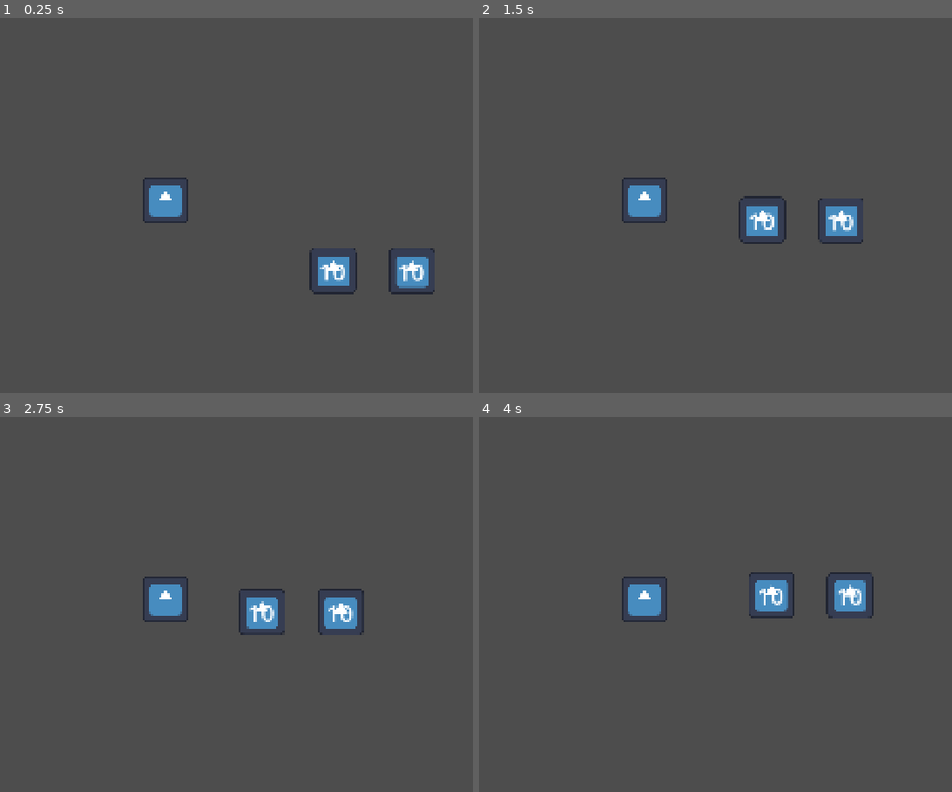
Above: before the commit, frames 1-4 (two rows, left to right).
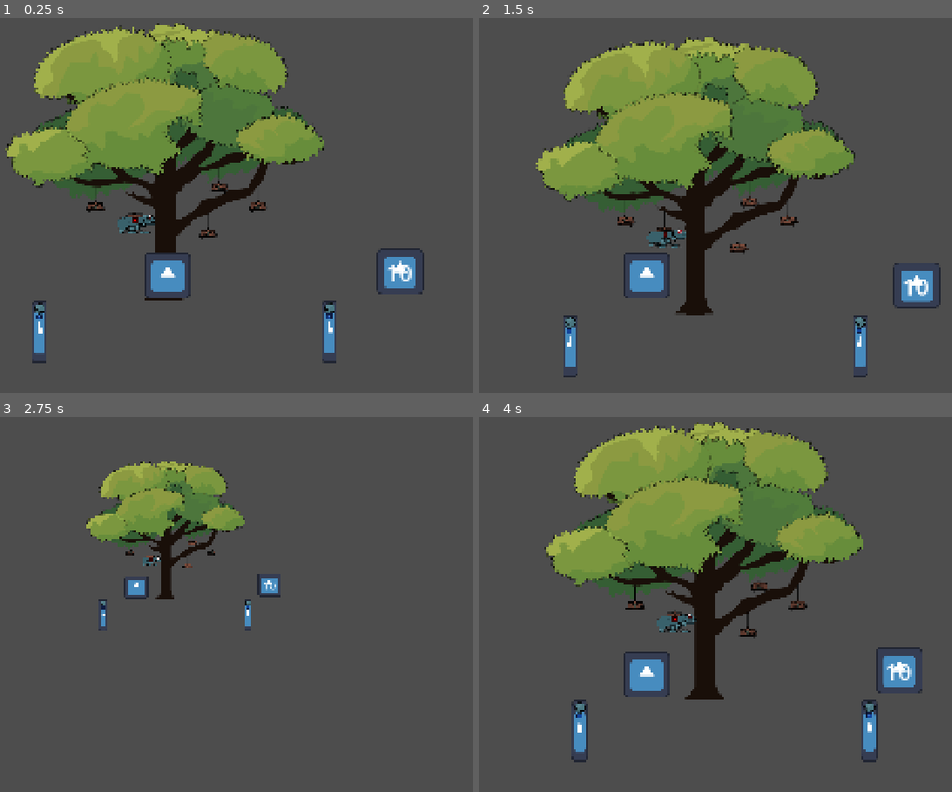
Above: after the commit, the same moments.

Repository: chirp-games/godot-wild-jam-98
Game: Godot game, scene res://game/game.tscn
Two runs of this game, one before a commit and one after it. Both use one fixed random seed, a clock stepped at 60 frames per second and the inputs below. This scene is started directly instead of the project's main scene. The engine's default icon, where the game draws it, is replaced by a stand-in: a white triangle on a blue panel in a dark square.
Inputs (mouse positions are in pixels of both pictures, inside the frame that each line leads up to):
- Up to frame 1 (0.25 s): no input
- Up to frame 2 (1.5 s): move the mouse to (795, 179) at 0.52 s; tap Left (l) at 0.6 s; click (795, 179) at 0.67 s; tap Right (r) at 0.8 s; drag from (507, 220) to (611, 280) at 1.27 s
- Up to frame 3 (2.75 s): move the mouse to (236, 514) at 2.02 s; hold C (enter_command_mode, bound only after the commit) from 2.03 s (still down); click (236, 514) at 2.17 s; tap Left (l) at 2.3 s
- Up to frame 4 (4 s): release C (enter_command_mode, bound only after the commit) at 2.75 s; drag from (611, 679) to (outside the picture) at 2.77 s; move the mouse to (852, 657) at 3.52 s; press the mouse at (852, 657) at 3.53 s; tap C (enter_command_mode, bound only after the commit) at 3.8 s

The runs differ from the first frame. In frame 1, 27% of the frame differs, in the area x 1-92%, y 1-93%; in frame 2, 28%; in frame 3, 8.5%; in frame 4, 28%, in the area x 13-94%, y 1-93%.

Commit message:
Add command mode which is accesed by pressing C when you are standing at the tree

Diff:
--- a/game/MechBuilder/dragable_texture_rect.gd
+++ b/game/MechBuilder/dragable_texture_rect.gd
@@ -5,15 +5,20 @@
 var grid_size = Vector2(1, 1)
 var dragging := false
 var drag_offset := Vector2.ZERO
+var disable_dragging := false
 
 func _ready() -> void:
 	gui_input.connect(_on_gui_input)
 
 func _process(_delta: float) -> void:
+	if disable_dragging:
+		return
 	if dragging:
 		position = floor((drag_offset + get_global_mouse_position()) / grid_size) * grid_size
 
 func _on_gui_input(event: InputEvent) -> void:
+	if disable_dragging:
+		return
 	if event.is_action_pressed("left_click"):
 		scale *= 1.1
 		dragging = true
--- a/game/command_center.gd
+++ b/game/command_center.gd
@@ -1,9 +1,18 @@
 extends Node2D
 
-@onready var area2d: Node2D = %Area2D
-
+@onready var area2d: Node2D = %Hitbox
 
 func _on_area_2d_body_entered(body: Node2D) -> void:
 	if body.is_in_group("enemy"):
 		print("Attacked by enemy!")
 		body.queue_free()
+
+
+func _on_enter_command_mode_body_entered(body: Node2D) -> void:
+	if body.is_in_group("player"):
+		(body as Player).can_enter_command_center_mode = true
+
+
+func _on_enter_command_mode_body_shape_exited(body_rid: RID, body: Node2D, body_shape_index: int, local_shape_index: int) -> void:
+	if body.is_in_group("player"):
+		(body as Player).can_enter_command_center_mode = false
--- a/game/command_center.tscn
+++ b/game/command_center.tscn
@@ -1,31 +1,38 @@
 [gd_scene format=3 uid="uid://rpoy2rwaecgm"]
 
-[ext_resource type="Texture2D" uid="uid://c8o38o30vq1wj" path="res://icon.svg" id="1_0fws8"]
 [ext_resource type="Script" uid="uid://b0equb1lsvid7" path="res://game/command_center.gd" id="1_l4tar"]
+[ext_resource type="Texture2D" uid="uid://ctsyg0uh76545" path="res://assets/decoration/home.png" id="2_l4tar"]
 
 [sub_resource type="RectangleShape2D" id="RectangleShape2D_6w6ra"]
-size = Vector2(59, 565.5)
+size = Vector2(27, 565.5)
+
+[sub_resource type="RectangleShape2D" id="RectangleShape2D_l4tar"]
+size = Vector2(224, 233.75)
 
 [node name="CommandCenter" type="Node2D" unique_id=1931686413]
 script = ExtResource("1_l4tar")
 
-[node name="Sprite2D" type="Sprite2D" parent="." unique_id=1033131960]
-position = Vector2(-9.000002, -201)
-scale = Vector2(0.609375, 3.1699216)
-texture = ExtResource("1_0fws8")
+[node name="Sprite2D" type="Sprite2D" parent="." unique_id=210705085]
+position = Vector2(0, -383)
+texture = ExtResource("2_l4tar")
 
-[node name="Sprite2D2" type="Sprite2D" parent="." unique_id=599097878]
-position = Vector2(3.000001, -453.00006)
-scale = Vector2(3.4804685, 2.3066406)
-texture = ExtResource("1_0fws8")
-
-[node name="Area2D" type="Area2D" parent="." unique_id=1378758993]
+[node name="Hitbox" type="Area2D" parent="." unique_id=1378758993]
 unique_name_in_owner = true
 collision_layer = 4
 collision_mask = 4
 
-[node name="CollisionShape2D" type="CollisionShape2D" parent="Area2D" unique_id=502094763]
-position = Vector2(-10, -285)
+[node name="CollisionShape2D" type="CollisionShape2D" parent="Hitbox" unique_id=502094763]
+position = Vector2(-1, -283)
 shape = SubResource("RectangleShape2D_6w6ra")
 
-[connection signal="body_entered" from="Area2D" to="." method="_on_area_2d_body_entered"]
+[node name="EnterCommandMode" type="Area2D" parent="." unique_id=1192137931]
+unique_name_in_owner = true
+
+[node name="CollisionShape2D" type="CollisionShape2D" parent="EnterCommandMode" unique_id=913251393]
+position = Vector2(-2, -117.125)
+shape = SubResource("RectangleShape2D_l4tar")
+debug_color = Color(0.94628114, 0.19923896, 0.31826422, 0.41960785)
+
+[connection signal="body_entered" from="Hitbox" to="." method="_on_area_2d_body_entered"]
+[connection signal="body_entered" from="EnterCommandMode" to="." method="_on_enter_command_mode_body_entered"]
+[connection signal="body_shape_exited" from="EnterCommandMode" to="." method="_on_enter_command_mode_body_shape_exited"]
--- a/game/dragable_character_body.gd
+++ b/game/dragable_character_body.gd
@@ -10,6 +10,7 @@
 var grid_size = Vector2(1, 1)
 var dragging := false
 var drag_offset := Vector2.ZERO
+var disable_dragging := false
 
 func _ready() -> void:
 	drag_area.input_event.connect(_on_gui_input)
@@ -18,11 +19,15 @@
 	pass
 
 func _physics_process(delta: float) -> void:
+	if disable_dragging:
+		return
 	if dragging:
 		position = floor((drag_offset + get_global_mouse_position()) / grid_size) * grid_size
 		velocity = Vector2.ZERO
 
 func _on_gui_input(viewport, event: InputEvent, shape) -> void:
+	if disable_dragging:
+		return
 	if event.is_action_pressed("left_click"):
 		scale *= 1.1
 		dragging = true
--- a/game/frog_connections.gd
+++ /dev/null
@@ -1,74 +0,0 @@
-extends Node2D
-
-var currently_building_wire: Wire
-const wire_scene = preload("res://game/MechBuilder/Wire.tscn")
-const MAX_CONNECTION_DIST = 300
-
-var frogs_to_closest_tower: Dictionary[MiniFrog, Tower] = {}
-
-func find_wire_receptacles():
-	return get_tree().get_nodes_in_group("wire_receptacle")
-
-func find_wires():
-	return get_tree().get_nodes_in_group("wire")
-
-func find_towers():
-	return get_tree().get_nodes_in_group("tower")
-
-func find_mini_frogs():
-	return get_tree().get_nodes_in_group("mini_frog")
-
-
-func _ready() -> void:
-	for frog: MiniFrog in find_mini_frogs():
-		frog.create_attack.connect(func(bullet_spawner: BulletSpawner): await _create_attack(frog, bullet_spawner))
-
-	for tower: Tower in find_towers():
-		tower.enemy_detected.connect(func(e: Enemy): _enemy_detected(tower, e))
-
-func _process(delta: float) -> void:
-	for frog: MiniFrog in find_mini_frogs():
-		var closest_tower = frogs_to_closest_tower.get(frog)
-		var new_closest_tower := get_closest_tower(frog)
-
-		if closest_tower != new_closest_tower:
-			frogs_to_closest_tower[frog] = new_closest_tower
-
-		if frog.global_position.distance_to(new_closest_tower.global_position) > MAX_CONNECTION_DIST:
-			closest_tower_lost(frog)
-			frogs_to_closest_tower[frog] = null
-
-		if frogs_to_closest_tower[frog] and frogs_to_closest_tower[frog] != closest_tower:
-			closest_tower_found(frog, frogs_to_closest_tower[frog])
-
-func _enemy_detected(tower: Tower, enemy: Enemy):
-	var frogs = tower.get_connected_frogs()
-	for frog: MiniFrog in frogs:
-		frog.try_attack(enemy)
-
-func _create_attack(frog: MiniFrog, bullet_spawner: BulletSpawner):
-	add_child(bullet_spawner)
-	bullet_spawner.global_position = frog.global_position + Vector2(20, -10)
-	await bullet_spawner.fire_bullets()
-
-func get_closest_tower(frog: MiniFrog) -> Tower:
-	var towers = find_towers()
-	towers.sort_custom(func(x: Tower, y: Tower): return x.global_position.distance_squared_to(frog.global_position) < y.global_position.distance_squared_to(frog.global_position))
-	return towers.get(0)
-
-func create_wire(frog: MiniFrog, tower: Tower):
-	var w: Wire = wire_scene.instantiate()
-	w.a = frog.get_receptacle()
-	w.b = tower.wire_receptacle
-	%Wires.add_child(w)
-
-func closest_tower_lost(frog: MiniFrog):
-	frog.connected = false
-	# When the frog is picked up, remove any current connections
-	for wire in find_wires():
-		if wire.a == frog.get_receptacle():
-			wire.queue_free()
-
-func closest_tower_found(frog: MiniFrog, tower: Tower):
-	frog.connected = true
-	create_wire(frog, tower)
--- a/game/frog_connections.tscn
+++ /dev/null
@@ -1,43 +0,0 @@
-[gd_scene format=3 uid="uid://bk407q7hh0dhd"]
-
-[ext_resource type="Script" uid="uid://chcx47tvajonj" path="res://game/frog_connections.gd" id="1_8g4b2"]
-[ext_resource type="PackedScene" uid="uid://yttymwbco8y" path="res://game/mini-frog/mini-frog.tscn" id="1_61hrf"]
-[ext_resource type="PackedScene" uid="uid://rpoy2rwaecgm" path="res://game/command_center.tscn" id="2_2ln5f"]
-[ext_resource type="PackedScene" uid="uid://bnyja1vayqlh3" path="res://game/mini-frog/frog-sensor.tscn" id="2_aec48"]
-[ext_resource type="PackedScene" uid="uid://bcqcmbu10gh4t" path="res://game/player/player.tscn" id="3_tq3h0"]
-[ext_resource type="PackedScene" uid="uid://b22k0k0k652xu" path="res://game/enemy/Enemy.tscn" id="5_p252j"]
-
-[sub_resource type="WorldBoundaryShape2D" id="WorldBoundaryShape2D_6w6ra"]
-
-[node name="FrogConnections" type="Node2D" unique_id=805289186]
-script = ExtResource("1_8g4b2")
-
-[node name="CommandCenter" parent="." unique_id=1931686413 instance=ExtResource("2_2ln5f")]
-position = Vector2(10, -5)
-
-[node name="FrogSensor" parent="." unique_id=83631577 groups=["tower"] instance=ExtResource("2_aec48")]
-position = Vector2(-366, 2)
-
-[node name="FrogSensor2" parent="." unique_id=1087751236 groups=["tower"] instance=ExtResource("2_aec48")]
-position = Vector2(433, 1)
-
-[node name="StaticBody2D" type="StaticBody2D" parent="." unique_id=1114635765]
-collision_layer = 7
-collision_mask = 7
-
-[node name="CollisionShape2D" type="CollisionShape2D" parent="StaticBody2D" unique_id=261182031]
-shape = SubResource("WorldBoundaryShape2D_6w6ra")
-
-[node name="Player" parent="." unique_id=1271694453 groups=["player"] instance=ExtResource("3_tq3h0")]
-position = Vector2(8, -66)
-
-[node name="Wires" type="Node2D" parent="." unique_id=1126853350]
-unique_name_in_owner = true
-
-[node name="Enemy" parent="." unique_id=1736390898 instance=ExtResource("5_p252j")]
-position = Vector2(656, -79)
-collision_layer = 4
-collision_mask = 4
-
-[node name="MiniFrog" parent="." unique_id=1967870937 instance=ExtResource("1_61hrf")]
-position = Vector2(-78, -210)
--- a/game/game.gd
+++ b/game/game.gd
@@ -1,20 +1,96 @@
 extends Node2D
 
-const Bullet = preload("res://game/bullet/Bullet.tscn")
+class_name Game
 
-@onready var player: Node2D = %Player
+const wire_scene = preload("res://game/MechBuilder/Wire.tscn")
+const MAX_CONNECTION_DIST = 300
+
+@onready var player: Player = %Player
+@onready var command_center_camera: Camera2D = %CommandCenterCamera
+@onready var player_camera: Camera2D = %PlayerCamera
+
+var frogs_to_closest_tower: Dictionary[MiniFrog, Tower] = {}
+var currently_building_wire: Wire
+var in_command_mode = false
+
+func find_wire_receptacles():
+	return get_tree().get_nodes_in_group("wire_receptacle")
+
+func find_wires():
+	return get_tree().get_nodes_in_group("wire")
+
+func find_towers():
+	return get_tree().get_nodes_in_group("tower")
+
+func find_mini_frogs():
+	return get_tree().get_nodes_in_group("mini_frog")
 
 func _ready() -> void:
-	print("Hello from game!")
+	for frog: MiniFrog in find_mini_frogs():
+		frog.create_attack.connect(func(bullet_spawner: BulletSpawner): await _create_attack(frog, bullet_spawner))
 
+	for tower: Tower in find_towers():
+		tower.enemy_detected.connect(func(e: Enemy): _enemy_detected(tower, e))
 
-func _on_placeholder_create_projectile(chain: Array, target: Enemy) -> void:
-	var b: BulletSpawner = BulletSpawner.new()
-	%BulletSpawner.add_child(b)
-	b.target_enemy = target
-	b.global_position = player.position + Vector2(100, -15)
+	player_camera.make_current()
 
-	for p: MechPiece in chain:
-		b = p.resource.effect.apply(b)
+func _process(delta: float) -> void:
+	for frog: MiniFrog in find_mini_frogs():
+		var closest_tower = frogs_to_closest_tower.get(frog)
+		var new_closest_tower := get_closest_tower(frog)
 
-	await b.fire_bullets()
+		if closest_tower != new_closest_tower:
+			frogs_to_closest_tower[frog] = new_closest_tower
+
+		if frog.global_position.distance_to(new_closest_tower.global_position) > MAX_CONNECTION_DIST:
+			closest_tower_lost(frog)
+			frogs_to_closest_tower[frog] = null
+
+		if frogs_to_closest_tower[frog] and frogs_to_closest_tower[frog] != closest_tower:
+			closest_tower_found(frog, frogs_to_closest_tower[frog])
+
+func _enemy_detected(tower: Tower, enemy: Enemy):
+	var frogs = tower.get_connected_frogs()
+	for frog: MiniFrog in frogs:
+		frog.try_attack(enemy)
+
+func _create_attack(frog: MiniFrog, bullet_spawner: BulletSpawner):
+	add_child(bullet_spawner)
+	bullet_spawner.global_position = frog.global_position + Vector2(20, -10)
+	await bullet_spawner.fire_bullets()
+
+func get_closest_tower(frog: MiniFrog) -> Tower:
+	var towers = find_towers()
+	towers.sort_custom(func(x: Tower, y: Tower): return x.global_position.distance_squared_to(frog.global_position) < y.global_position.distance_squared_to(frog.global_position))
+	return towers.get(0)
+
+func create_wire(frog: MiniFrog, tower: Tower):
+	var w: Wire = wire_scene.instantiate()
+	w.a = frog.get_receptacle()
+	w.b = tower.wire_receptacle
+	%Wires.add_child(w)
+
+func closest_tower_lost(frog: MiniFrog):
+	frog.connected = false
+	# When the frog is picked up, remove any current connections
+	for wire in find_wires():
+		if wire.a == frog.get_receptacle():
+			wire.queue_free()
+
+func closest_tower_found(frog: MiniFrog, tower: Tower):
+	frog.connected = true
+	create_wire(frog, tower)
+
+func enter_command_mode():
+	command_center_camera.make_current()
+
+func exit_command_mode():
+	player_camera.make_current()
+
+func _input(event: InputEvent) -> void:
+	if event.is_action_pressed("enter_command_mode") and player.can_enter_command_center_mode:
+		in_command_mode = not in_command_mode
+		if in_command_mode:
+			enter_command_mode()
+		else:
+			exit_command_mode()
--- a/game/game.tscn
+++ b/game/game.tscn
@@ -1,28 +1,57 @@
-[gd_scene format=3 uid="uid://b5pqkeu4bwhib"]
+[gd_scene format=3 uid="uid://bk407q7hh0dhd"]
 
-[ext_resource type="Script" uid="uid://cnf5udhk03rug" path="res://game/game.gd" id="1_l1rk1"]
-[ext_resource type="PackedScene" uid="uid://bcqcmbu10gh4t" path="res://game/player/player.tscn" id="3_4fuuu"]
-[ext_resource type="PackedScene" uid="uid://b22k0k0k652xu" path="res://game/enemy/Enemy.tscn" id="3_h7iqs"]
+[ext_resource type="Script" uid="uid://chcx47tvajonj" path="res://game/game.gd" id="1_dakft"]
+[ext_resource type="PackedScene" uid="uid://rpoy2rwaecgm" path="res://game/command_center.tscn" id="2_u5opy"]
+[ext_resource type="PackedScene" uid="uid://bnyja1vayqlh3" path="res://game/mini-frog/frog-sensor.tscn" id="3_y36n6"]
+[ext_resource type="PackedScene" uid="uid://bcqcmbu10gh4t" path="res://game/player/player.tscn" id="4_l8g03"]
+[ext_resource type="PackedScene" uid="uid://b22k0k0k652xu" path="res://game/enemy/Enemy.tscn" id="5_j8tme"]
+[ext_resource type="PackedScene" uid="uid://yttymwbco8y" path="res://game/mini-frog/mini-frog.tscn" id="6_3vho3"]
 
 [sub_resource type="WorldBoundaryShape2D" id="WorldBoundaryShape2D_6w6ra"]
-distance = -307.0
 
-[node name="Game" type="Node2D" unique_id=1516163044]
-script = ExtResource("1_l1rk1")
+[node name="Game" type="Node2D" unique_id=805289186 groups=["game"]]
+script = ExtResource("1_dakft")
 
-[node name="Enemy" parent="." unique_id=1736390898 instance=ExtResource("3_h7iqs")]
-position = Vector2(470, 222)
+[node name="CommandCenter" parent="." unique_id=1931686413 instance=ExtResource("2_u5opy")]
 
-[node name="Enemy2" parent="." unique_id=2122325481 instance=ExtResource("3_h7iqs")]
-position = Vector2(687, 223)
+[node name="FrogSensor" parent="." unique_id=83631577 groups=["tower"] instance=ExtResource("3_y36n6")]
+offset_left = -366.0
+offset_top = 2.0
+offset_right = -323.0
+offset_bottom = 173.0
 
-[node name="StaticBody2D" type="StaticBody2D" parent="." unique_id=181635298]
-position = Vector2(-82, -6)
+[node name="FrogSensor2" parent="." unique_id=1087751236 groups=["tower"] instance=ExtResource("3_y36n6")]
+offset_left = 433.0
+offset_top = 1.0
+offset_right = 476.0
+offset_bottom = 172.0
 
-[node name="CollisionShape2D" type="CollisionShape2D" parent="StaticBody2D" unique_id=199991371]
+[node name="StaticBody2D" type="StaticBody2D" parent="." unique_id=1114635765]
+collision_layer = 7
+collision_mask = 7
+
+[node name="CollisionShape2D" type="CollisionShape2D" parent="StaticBody2D" unique_id=261182031]
 shape = SubResource("WorldBoundaryShape2D_6w6ra")
 
-[node name="BulletSpawner" type="Node2D" parent="." unique_id=2087136311]
+[node name="Player" parent="." unique_id=1271694453 groups=["player"] instance=ExtResource("4_l8g03")]
+unique_name_in_owner = true
+position = Vector2(8, -66)
+
+[node name="PlayerCamera" type="Camera2D" parent="Player" unique_id=1479909743]
+unique_name_in_owner = true
+position = Vector2(-6, -208)
+
+[node name="CommandCenterCamera" type="Camera2D" parent="." unique_id=1137200469]
+unique_name_in_owner = true
+zoom = Vector2(0.5, 0.5)
+
+[node name="Wires" type="Node2D" parent="." unique_id=1126853350]
 unique_name_in_owner = true
 
-[node name="Player" parent="." unique_id=1271694453 groups=["player"] instance=ExtResource("3_4fuuu")]
+[node name="Enemy" parent="." unique_id=1736390898 instance=ExtResource("5_j8tme")]
+position = Vector2(656, -79)
+collision_layer = 4
+collision_mask = 4
+
+[node name="MiniFrog" parent="." unique_id=1967870937 instance=ExtResource("6_3vho3")]
+position = Vector2(-78, -210)
--- a/game/mini-frog/frog-sensor.tscn
+++ b/game/mini-frog/frog-sensor.tscn
@@ -9,42 +9,43 @@
 [sub_resource type="CircleShape2D" id="CircleShape2D_6w6ra"]
 radius = 217.23029
 
-[node name="FrogSensor" type="Node2D" unique_id=83631577]
+[node name="FrogSensor" type="TextureRect" unique_id=1571814505]
+offset_right = 43.0
+offset_bottom = 171.0
+pivot_offset_ratio = Vector2(0.5, 0.5)
+texture = ExtResource("1_5shue")
+expand_mode = 1
 script = ExtResource("1_jyjdm")
-
-[node name="Sprite2D" type="Sprite2D" parent="." unique_id=75466677]
-position = Vector2(-1, -50)
-scale = Vector2(0.2265625, 0.7734375)
-texture = ExtResource("1_5shue")
 
 [node name="WireReceptacle" parent="." unique_id=21922453 instance=ExtResource("2_ebv2v")]
 unique_name_in_owner = true
-offset_left = -8.0
-offset_top = -89.0
-offset_right = 8.0
-offset_bottom = -73.0
+layout_mode = 0
+offset_left = 12.0
+offset_top = 36.0
+offset_right = 28.0
+offset_bottom = 52.0
 type = 1
 
 [node name="Sprite2D2" type="Sprite2D" parent="." unique_id=759024505]
-position = Vector2(-1, -107)
+position = Vector2(22, 21)
 texture = ExtResource("3_n3eep")
 
 [node name="EnemyDetectionArea" type="Area2D" parent="." unique_id=206502276]
 unique_name_in_owner = true
+position = Vector2(67, 172)
 collision_layer = 4
 collision_mask = 4
 
 [node name="CollisionShape2D" type="CollisionShape2D" parent="EnemyDetectionArea" unique_id=1961742047]
-position = Vector2(0, -108)
+position = Vector2(-44, -108)
 shape = SubResource("CircleShape2D_6w6ra")
 
 [node name="Comment" type="Label" parent="." unique_id=1565323643]
-offset_left = -564.0
-offset_top = -154.0
-offset_right = -228.0
-offset_bottom = -131.0
+layout_mode = 0
+offset_left = -497.0
+offset_top = 18.0
+offset_right = -161.0
+offset_bottom = 41.0
 text = "Enemy detection areas should go on layer 3"
 script = ExtResource("5_3ngj0")
 metadata/_custom_type_script = "uid://dshvdiw0hy7nd"
-
-[connection signal="body_entered" from="EnemyDetectionArea" to="." method="_on_enemy_detection_area_body_entered"]
--- a/game/mini-frog/frog_sensor.gd
+++ b/game/mini-frog/frog_sensor.gd
@@ -1,4 +1,4 @@
-extends Node2D
+extends DragableTextureRect
 
 class_name Tower
 
@@ -7,13 +7,24 @@
 const MINI_FROG_MECH = preload("res://game/mini-frog/mini-frog.tscn")
 const WIRE_SCENE = preload("res://game/MechBuilder/Wire.tscn")
 
+@onready var game: Game = get_tree().get_first_node_in_group("game")
 @onready var enemy_detection_area: Area2D = %EnemyDetectionArea
 @onready var wire_receptacle: WireReceptacle = %WireReceptacle
 
+func _ready() -> void:
+	grid_size = Vector2(64, 64)
+	super._ready()
+
 func _process(_delta: float) -> void:
+	if game:
+		if game.in_command_mode:
+			disable_dragging = false
+		else:
+			disable_dragging = true
 	for body in enemy_detection_area.get_overlapping_bodies():
 		if body.is_in_group("enemy"):
 			enemy_detected.emit(body)
+	super._process(_delta)
 
 func get_connected_frogs() -> Array[MiniFrog]:
 	var frogs: Array[MiniFrog] = []
--- a/game/mini-frog/mini_frog.gd
+++ b/game/mini-frog/mini_frog.gd
@@ -11,6 +11,9 @@
 
 signal create_attack(bullet_spawner: BulletSpawner)
 
+var cooldown = 0.0
+
+@onready var game: Game = get_tree().get_first_node_in_group("game")
 @onready var wire_recpetacle: WireReceptacle = %WireReceptacle
 
 func get_connected_tower():
@@ -23,7 +26,14 @@
 	return null
 
 func _process(delta: float) -> void:
-	pass
+	if game:
+		if game.in_command_mode:
+			disable_dragging = false
+		else:
+			disable_dragging = true
+
+	cooldown += delta
+	super._process(delta)
 
 func _physics_process(delta: float) -> void:
 	super._physics_process(delta)
@@ -48,6 +58,9 @@
 	return wire_recpetacle
 
 func try_attack(enemy: Enemy):
+	if cooldown < .5:
+		return
+	cooldown = 0.0
 	var b = BulletSpawner.new()
 	b.target_enemy = enemy
 	create_attack.emit(b)
--- a/game/player/player.gd
+++ b/game/player/player.gd
@@ -1,9 +1,14 @@
 extends RigidBody2D
 
+class_name Player
+
+@onready var game: Game = get_tree().get_first_node_in_group("game")
 @onready var skeleton: Skeleton2D = %Skeleton
 
 var on_floor
 var floor
+var can_enter_command_center_mode = false
+var in_command_center_mode = false
 var walking = 0.
 var walk_dir: float = 0.
 
@@ -15,6 +20,11 @@
 func _physics_process(delta: float) -> void:
 	walking -= 1
 	var direction: float = Input.get_axis("l", "r")
+
+	# Disable movement in command mode
+	if game and game.in_command_mode:
+		direction = 0
+
 	if direction and direction != 0 and on_floor and walking <= 0:
 		walking = 60
 		if sign(direction) != walk_dir:
--- a/game/player/player.tscn
+++ b/game/player/player.tscn
@@ -14,8 +14,5 @@
 [node name="CollisionShape2D" type="CollisionShape2D" parent="." unique_id=2135713207]
 shape = SubResource("RectangleShape2D_g4v7s")
 
-[node name="PlayerCamera" type="Camera2D" parent="." unique_id=1197127132]
-unique_name_in_owner = true
-
 [node name="Sprite2D" type="Sprite2D" parent="." unique_id=1683531338]
 texture = ExtResource("3_a4w0n")
--- a/game/visual_test.tscn
+++ b/game/visual_test.tscn
@@ -149,7 +149,7 @@
 [node name="PointLight2D" type="PointLight2D" parent="Home" unique_id=488502422]
 position = Vector2(-192.00002, 125.999985)
 scale = Vector2(0.41528302, 0.41528302)
-energy = 0.54075444
+energy = 0.40959588
 texture = ExtResource("9_ubbs2")
 script = ExtResource("10_5aypt")
 min_energy = 0.3
@@ -159,7 +159,7 @@
 [node name="PointLight2D2" type="PointLight2D" parent="Home" unique_id=1042436118]
 position = Vector2(-85.00002, 156.00003)
 scale = Vector2(0.41918966, 0.41918966)
-energy = 0.5042046
+energy = 0.6190361
 texture = ExtResource("9_ubbs2")
 script = ExtResource("10_5aypt")
 min_energy = 0.3
@@ -169,7 +169,7 @@
 [node name="PointLight2D3" type="PointLight2D" parent="Home" unique_id=602449147]
 position = Vector2(120.000015, 201.00002)
 scale = Vector2(0.4621583, 0.4621583)
-energy = 0.5847597
+energy = 0.50051033
 texture = ExtResource("9_ubbs2")
 script = ExtResource("10_5aypt")
 min_energy = 0.3
@@ -179,7 +179,7 @@
 [node name="PointLight2D4" type="PointLight2D" parent="Home" unique_id=1055404066]
 position = Vector2(150.00003, 73)
 scale = Vector2(0.41528335, 0.41528335)
-energy = 0.52826595
+energy = 0.560692
 texture = ExtResource("9_ubbs2")
 script = ExtResource("10_5aypt")
 min_energy = 0.3
@@ -189,7 +189,7 @@
 [node name="PointLight2D5" type="PointLight2D" parent="Home" unique_id=1832218817]
 position = Vector2(253.99994, 123.99997)
 scale = Vector2(0.42700163, 0.42700163)
-energy = 0.5065837
+energy = 0.586934
 texture = ExtResource("9_ubbs2")
 script = ExtResource("10_5aypt")
 min_energy = 0.3
--- a/project.godot
+++ b/project.godot
@@ -57,6 +57,7 @@
 tower=""
 mini_frog=""
 player=""
+game=""
 
 [gui]
 
@@ -133,6 +134,11 @@
 , Object(InputEventKey,"resource_local_to_scene":false,"resource_name":"","device":-1,"window_id":0,"alt_pressed":false …(183 unchanged characters)…
 ]
 }
+enter_command_mode={
+"deadzone": 0.2,
+"events": [Object(InputEventKey,"resource_local_to_scene":false,"resource_name":"","device":-1,"window_id":0,"alt_pressed":false,"shift_pressed":false,"ctrl_pressed":false,"meta_pressed":false,"pressed":false,"keycode":0,"physical_keycode":67,"key_label":0,"unicode":99,"location":0,"echo":false,"script":null)
+]
+}
 
 [physics]
 
Not shown, removed: game/frog_connections.gd.uid
Not shown, changed: game/game.gd.uid
